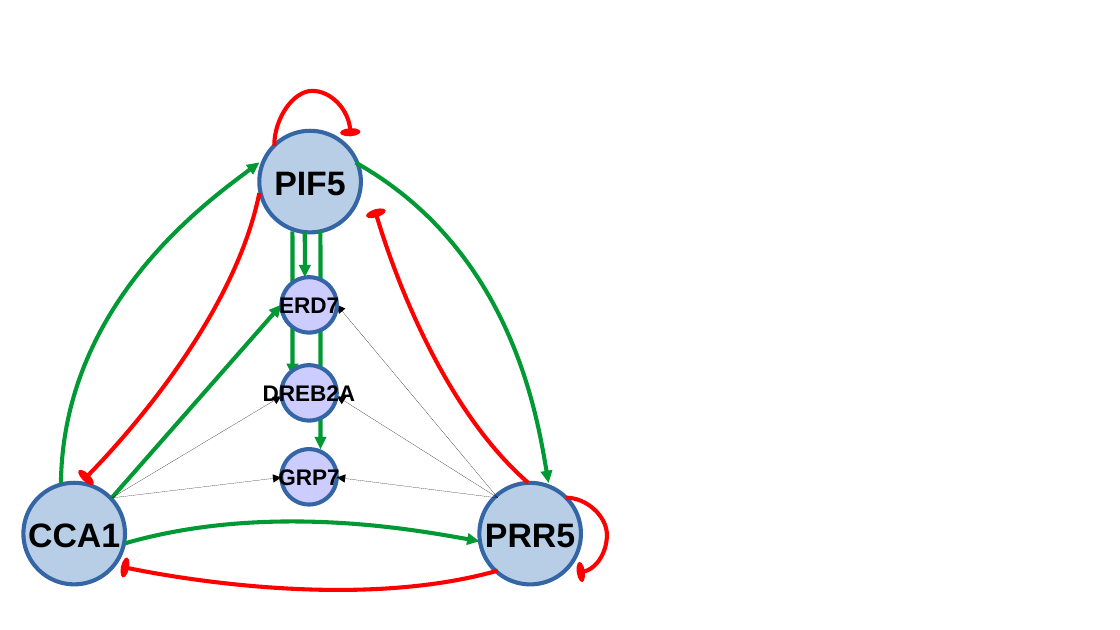
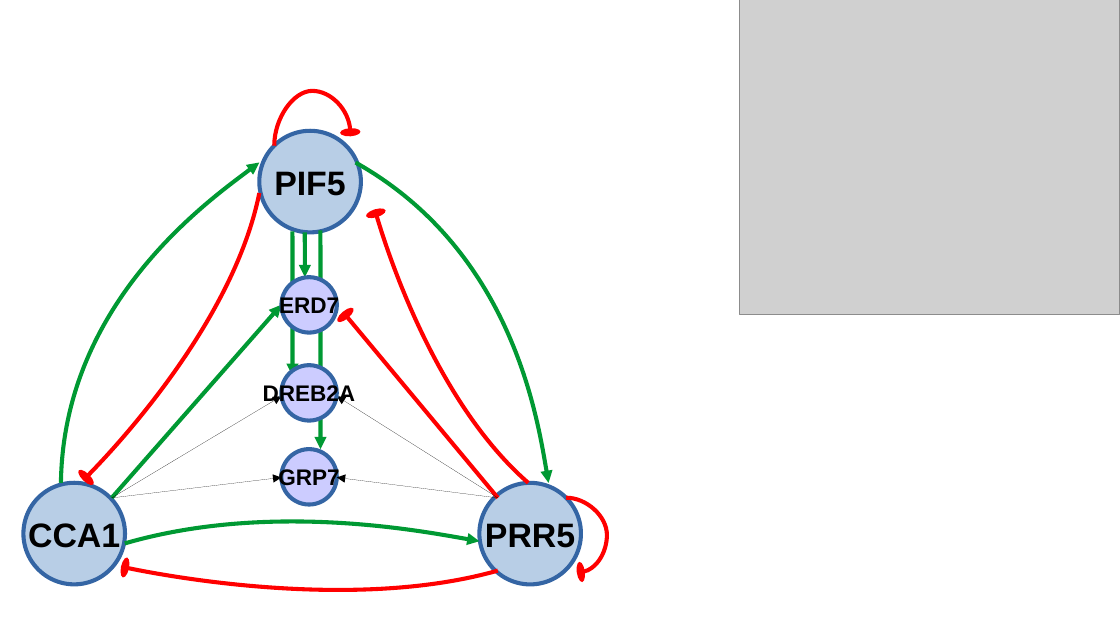
Before and after one commit to fran-romero-campero/ATTRACTOR, a slide deck: slide 10 of network/analysis/network_motives/motifs_3.odp. Drawn at 1120x630 pixels with LibreOffice and Linux fonts; fonts in the diff are those of the drawing; grey boxes stand for pictures. Boxes give left, top, right and bottom in pixels: in the first picture for what was removed or moved away, otherwise in the second. Text is boxed around its words. In the diff, an @@ line names an element or a change of style, - is before the commit and + after.

```diff
--- a/network/analysis/network_motives/motifs_3.odp
+++ b/network/analysis/network_motives/motifs_3.odp
@@ picture added at [740, 0, 1120, 315] @@
@@ arrow moved from (498, 498) - (337, 305) to (498, 498) - (346, 315) @@
@@ arrow (498, 498) - (346, 315): stroke #000000 0 pt to #FF0000 2.89 pt; arrowheads changed @@
```
Also in this commit, not shown: 1 other slide changed, 10 other files.
